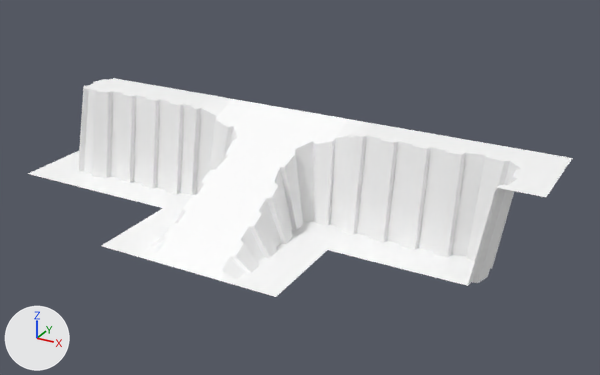
The glTF model Assets/Models/cliffs.glb, before and after one commit.
One viewpoint serves both versions: a 50 mm lens placed at (6.73, -6.94, 3.82), pointed at (3.04, -0.22, 0.46). Arrows for +X, +Y and +Z are at lower left; the lights stay in place. Vertices at the same position are counted once.

The first picture shows 'Cliff Corner Inner', 'Cliff Corner Outer', 'Cliff Ramp Lower Left', 'Cliff Ramp Lower Right', 'Cliff Ramp Upper Left', 'Cliff Ramp Upper Right', 'Cliff Side - 1', 'Cliff Side - 2'.
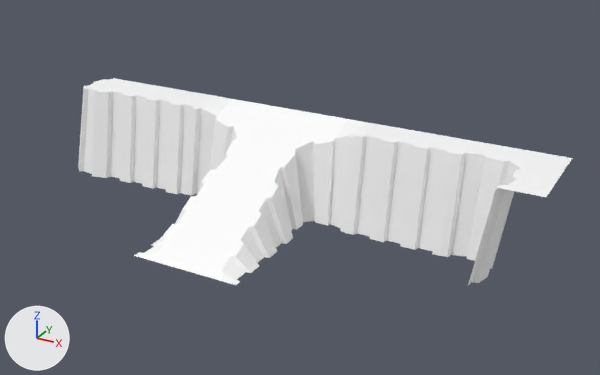
Commit message: new cliff model

What differs and where, as boxes (x1, y1, x2, y2) in the pictures (600 x 375 px):
'Cliff Side - 2', reshaped (13% narrower, 12% shorter): before (328, 123, 467, 275); after (346, 123, 467, 256)
'Cliff Ramp Upper Right', reshaped (6% shorter): before (240, 109, 373, 250); after (240, 109, 373, 241)
'Cliff Corner Inner', reshaped (11% narrower): before (424, 140, 573, 286); after (440, 140, 573, 285)
'Cliff Ramp Lower Right', reshaped (26% narrower, 11% shorter): before (184, 184, 327, 297); after (184, 184, 290, 285)
'Cliff Side - 1', reshaped (19% narrower, 11% shorter): before (93, 83, 211, 208); after (116, 83, 211, 194)
'Cliff Ramp Upper Left', reshaped: before (164, 95, 288, 213); after (186, 95, 288, 195)
'Cliff Ramp Lower Left', reshaped (24% narrower): before (101, 176, 240, 270); after (134, 176, 240, 270)
'Cliff Corner Outer', reshaped (44% narrower, 11% shorter): before (28, 78, 140, 190); after (78, 78, 140, 178)
part 1 of me_cliff_side___2, deleted: before (328, 233, 439, 275)
part 2 of me_cliff_side___1, deleted: before (93, 178, 186, 208)
part 3 of me_cliff_corner_outer, deleted: before (28, 151, 115, 190)
part 4 of me_cliff_corner_inner, deleted: before (424, 255, 475, 286)
part 5 of me_cliff_ramp_upper_left, deleted: before (164, 194, 197, 213)
part 6 of me_cliff_ramp_upper_right, deleted: before (291, 221, 346, 250)
part 7 of me_cliff_ramp_lower_left, deleted: before (101, 208, 180, 256)
part 8 of me_cliff_ramp_lower_right, deleted: before (236, 241, 327, 297)

The change, as a diff of the scene's bpy script:
```diff
--- a/Assets/Models/cliffs.glb.py
+++ b/Assets/Models/cliffs.glb.py
@@ me_cliff_side___2 @@
-me_cliff_side___2.from_pydata(...)  # 56 vertices, 78 faces; spans x -0.5..0.5, y -0.5..0.5, z 0.0..1.0
+me_cliff_side___2.from_pydata(...)  # 42 vertices, 52 faces; spans x -0.5..0.5, y -0.083..0.5, z 0.0..1.0
+# me_cliff_side___2 part 1
+# 14 vertices are removed from x -0.5..0.5, y -0.5, z 0.0
+# 26 faces are deleted
 me_cliff_side___2.materials.append(mat_defaultmaterial)
@@ me_cliff_side___1 @@
-me_cliff_side___1.from_pydata(...)  # 56 vertices, 78 faces; spans x -0.5..0.5, y -0.5..0.5, z 0.0..1.0
+me_cliff_side___1.from_pydata(...)  # 42 vertices, 52 faces; spans x -0.5..0.5, y -0.133..0.5, z 0.0..1.0
+# me_cliff_side___1 part 2
+# 14 vertices are removed from x -0.5..0.5, y -0.5, z 0.0
+# 26 faces are deleted
 me_cliff_side___1.materials.append(mat_defaultmaterial_001)
@@ me_cliff_corner_outer @@
-me_cliff_corner_outer.from_pydata(...)  # 41 vertices, 64 faces; spans x -0.5..0.5, y -0.5..0.5, z 0.0..1.0
+me_cliff_corner_outer.from_pydata(...)  # 30 vertices, 40 faces; spans x -0.191..0.5, y -0.188..0.5, z 0.0..1.0
+# me_cliff_corner_outer part 3
+# 11 vertices are removed from x -0.5..0.5, y -0.5..0.5, z 0.0
+# 24 faces are deleted
 me_cliff_corner_outer.materials.append(mat_defaultmaterial_002)
@@ me_cliff_corner_inner @@
 # verts and faces of me_cliff_corner_inner; kept vertices keep their numbers, new ones are numbered from 40
-me_cliff_corner_inner.from_pydata(...)  # 40 vertices, 62 faces; spans x -0.5..0.5, y -0.5..0.5, z 0.0..1.0
+me_cliff_corner_inner.from_pydata(...)  # 39 vertices, 49 faces; spans x -0.5..0.5, y -0.5..0.5, z 0.0..1.0
+# me_cliff_corner_inner part 4
+delete_vertices([1])  # with the faces that use them
+delete_faces([(23, 29, 26), (21, 29, 23), (13, 19, 17), (13, 17, 15), (2, 11, 9), (2, 9, 7)])
+delete_faces([(11, 21, 19), (11, 19, 13), (2, 21, 11), (2, 29, 21), (2, 4, 32), (2, 32, 29)])
 me_cliff_corner_inner.materials.append(mat_defaultmaterial_003)
@@ me_cliff_ramp_upper_left @@
 # verts and faces of me_cliff_ramp_upper_left; kept vertices keep their numbers, new ones are numbered from 41
-me_cliff_ramp_upper_left.from_pydata(...)  # 41 vertices, 63 faces; spans x -0.5..0.5, y -0.5..0.5, z 0.0..1.0
+me_cliff_ramp_upper_left.from_pydata(...)  # 40 vertices, 50 faces; spans x -0.5..0.5, y -0.5..0.5, z 0.0..1.0
+# me_cliff_ramp_upper_left part 5
+delete_vertices([1])  # with the faces that use them
+delete_faces([(23, 28, 26), (21, 28, 23), (13, 19, 17), (13, 17, 15), (2, 11, 9), (2, 9, 7)])
+delete_faces([(11, 21, 19), (11, 19, 13), (2, 21, 11), (2, 28, 21), (2, 4, 30), (2, 30, 28)])
 me_cliff_ramp_upper_left.materials.append(mat_defaultmaterial_004)
@@ me_cliff_ramp_upper_right @@
 # verts and faces of me_cliff_ramp_upper_right; kept vertices keep their numbers, new ones are numbered from 41
-me_cliff_ramp_upper_right.from_pydata(...)  # 41 vertices, 63 faces; spans x -0.5..0.5, y -0.5..0.5, z 0.0..1.0
+me_cliff_ramp_upper_right.from_pydata(...)  # 40 vertices, 50 faces; spans x -0.5..0.5, y -0.5..0.5, z 0.0..1.0
+# me_cliff_ramp_upper_right part 6
+delete_vertices([1])  # with the faces that use them
+delete_faces([(22, 27, 25), (20, 27, 22), (12, 18, 16), (12, 16, 14), (2, 10, 8), (2, 8, 6)])
+delete_faces([(10, 20, 18), (10, 18, 12), (2, 20, 10), (2, 27, 20), (2, 3, 30), (2, 30, 27)])
 me_cliff_ramp_upper_right.materials.append(mat_defaultmaterial_005)
@@ me_cliff_ramp_lower_left @@
-me_cliff_ramp_lower_left.from_pydata(...)  # 46 vertices, 68 faces; spans x -0.5..0.5, y -0.5..0.5, z 0.0..0.5
+me_cliff_ramp_lower_left.from_pydata(...)  # 38 vertices, 48 faces; spans x -0.083..0.5, y -0.5..0.5, z 0.0..0.5
+# me_cliff_ramp_lower_left part 7
+# 8 vertices are removed from x -0.5, y -0.5..0.5, z 0.0
+# 20 faces are deleted
 me_cliff_ramp_lower_left.materials.append(mat_defaultmaterial_006)
@@ me_cliff_ramp_lower_right @@
-me_cliff_ramp_lower_right.from_pydata(...)  # 46 vertices, 68 faces; spans x -0.5..0.5, y -0.5..0.5, z 0.0..0.5
+me_cliff_ramp_lower_right.from_pydata(...)  # 38 vertices, 48 faces; spans x -0.5..0.083, y -0.5..0.5, z 0.0..0.5
+# me_cliff_ramp_lower_right part 8
+# 8 vertices are removed from x 0.5, y -0.5..0.5, z 0.0
+# 20 faces are deleted
 me_cliff_ramp_lower_right.materials.append(mat_defaultmaterial_007)
```
